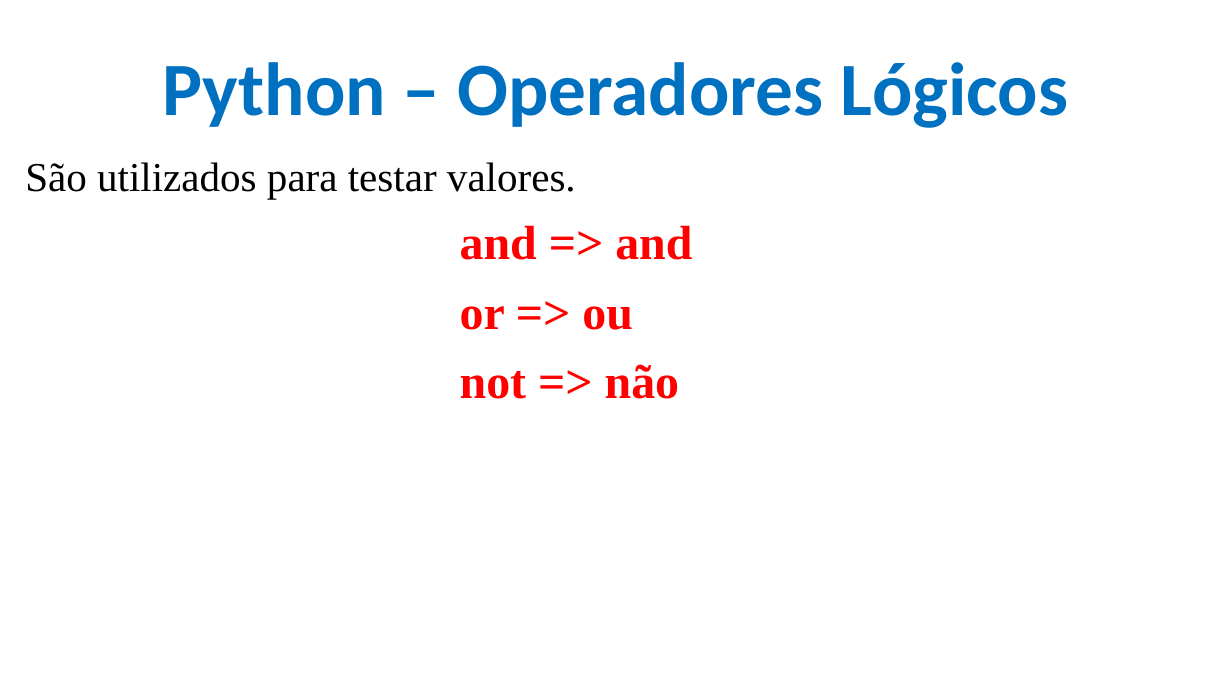
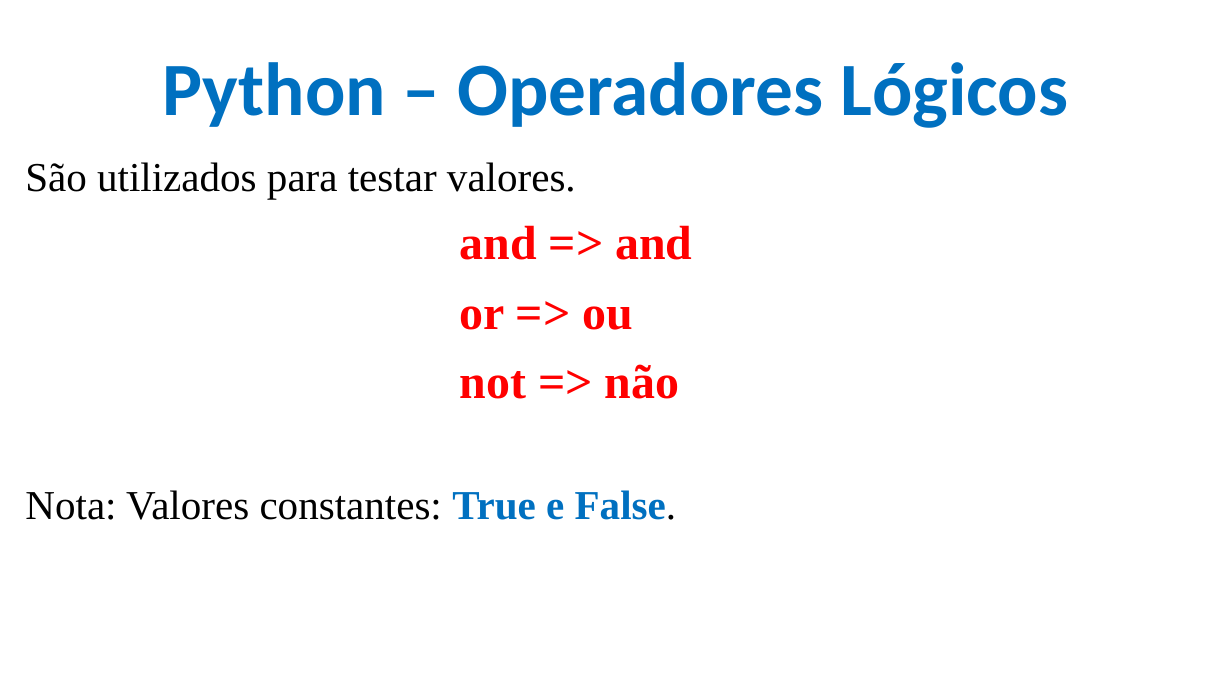
Before and after one commit to CloudEducationBrazil/WydenPythonParadigmas, a slide deck: slide 20 of 01 Classes/Aula 04 05 06 Programação Python.pptx. Drawn at 1232x693 pixels with LibreOffice and Linux fonts; fonts in the diff are those of the drawing; background and template pictures are left out. Boxes give left, top, right and bottom in pixels: in the first picture for what was removed or moved away, otherwise in the second. Text is boxed around its words. In the diff, an @@ line names an element or a change of style, - is before the commit and + after.

```diff
--- a/01 Classes/Aula 04 05 06 Programação Python.pptx
+++ b/01 Classes/Aula 04 05 06 Programação Python.pptx
@@ text at box(25, 490, 677, 520): paragraph added @@
+              Nota: Valores constantes: True e False.
```
Also in this commit, not shown: 15 other slides changed, 2 other files.
